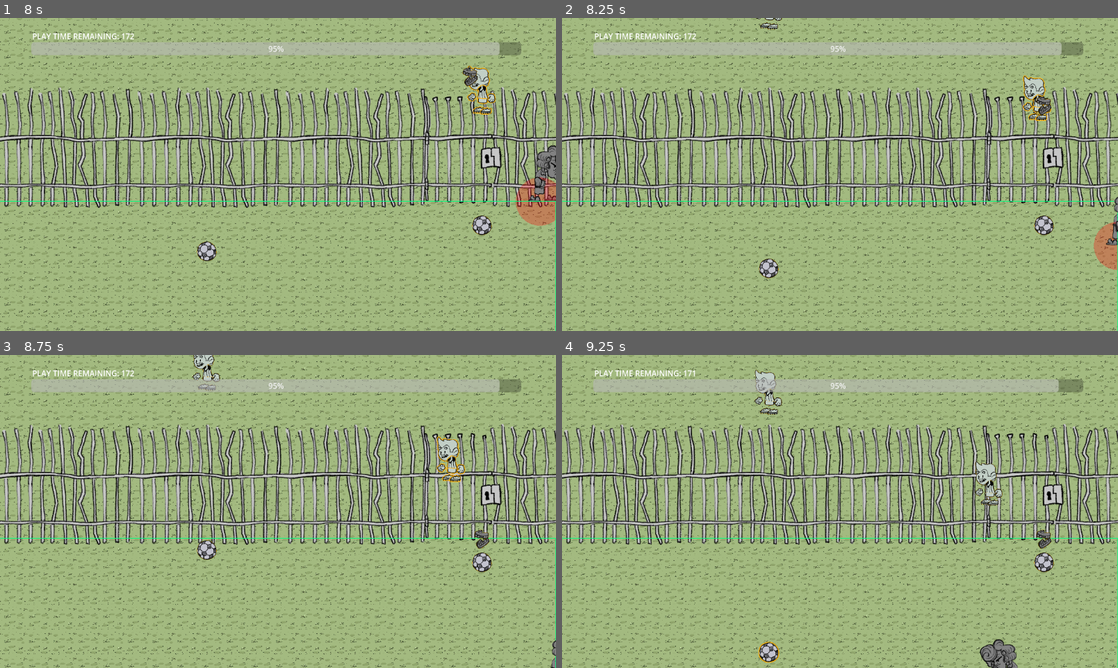
Above: before the commit, frames 1-4 (two rows, left to right).
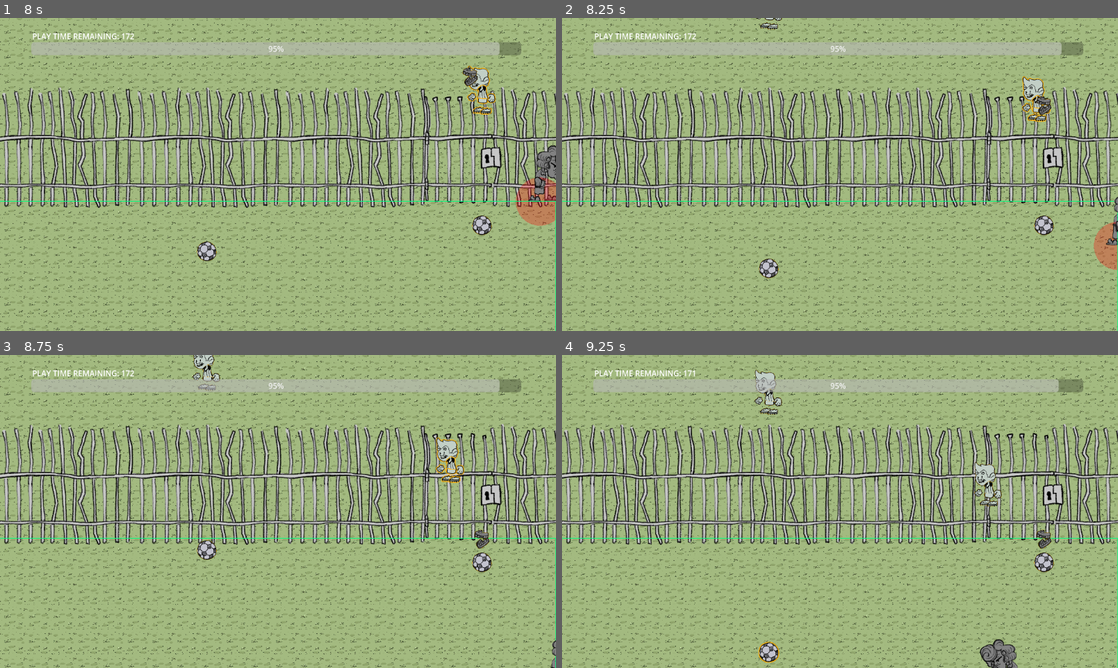
Above: after the commit, the same moments.

Repository: exe4que/ViejaDeM2024
Game: Godot game, scene res://Scenes/escena.tscn
Two runs of this game, one before a commit and one after it. Both use one fixed random seed, a clock stepped at 60 frames per second and the inputs below.
Inputs (mouse positions are in pixels of both pictures, inside the frame that each line leads up to):
- Up to frame 1 (8 s): move the mouse to (400, 158) at 0.52 s; hold Right (right) 0.53-1.28 s; click (400, 158) at 0.6 s; move the mouse to (166, 190) at 1.27 s; hold Down (down) 1.28-2.03 s; right-click (166, 190) at 1.35 s; move the mouse to (333, 105) at 2.02 s; hold Right (right) 2.03-2.78 s; click (333, 105) at 2.1 s; move the mouse to (250, 237) at 2.77 s; hold Up (up) 2.78-3.53 s; right-click (250, 237) at 2.85 s; move the mouse to (444, 221) at 3.52 s; hold Left (left) 3.53-5.03 s; click (444, 221) at 3.6 s; move the mouse to (111, 127) at 4.27 s; right-click (111, 127) at 4.35 s; move the mouse to (305, 174) at 5.02 s; hold Down (down) 5.03-5.78 s; click (305, 174) at 5.1 s; move the mouse to (194, 96) at 5.77 s; hold Right (right) 5.78-6.53 s; right-click (194, 96) at 5.85 s; move the mouse to (400, 158) at 6.52 s; hold Up (up) 6.53-7.28 s; click (400, 158) at 6.6 s; move the mouse to (166, 190) at 7.27 s; hold Right (right) from 7.28 s (still down); right-click (166, 190) at 7.35 s
- Up to frame 2 (8.25 s): move the mouse to (895, 105) at 8.02 s; release Right (right) at 8.03 s; hold Down (down) from 8.03 s (still down); click (895, 105) at 8.1 s
- Up to frame 3 (8.75 s): keep holding Down (down)
- Up to frame 4 (9.25 s): move the mouse to (812, 574) at 8.77 s; release Down (down) at 8.78 s; hold Left (left) from 8.78 s (still down); right-click (812, 574) at 8.85 s

Frame 1 is identical in both runs. In frame 2, 0.3% of the frame differs, in the area x 82-88%, y 18-34%; in frame 3, 0.4%, in the area x 78-84%, y 26-41%; in frame 4, 0.3%.

Commit message:
Revert "added sound VFXes"
This reverts commit 4aa5ee73fc6332371f967719ba8cee920b3fd0be.

Diff:
--- a/Scenes/UI/cinematic.tscn
+++ /dev/null
@@ -1,12 +0,0 @@
-[gd_scene load_steps=3 format=3 uid="uid://csuncpkeyicnh"]
-
-[ext_resource type="Script" path="res://Scripts/TransitionScreen.gd" id="1_nte01"]
-[ext_resource type="Texture2D" uid="uid://wog7rwn46wke" path="res://Textures/Environment/grass.png" id="2_o3hdj"]
-
-[node name="Cinematic" type="Node2D"]
-script = ExtResource("1_nte01")
-
-[node name="Grass" type="Sprite2D" parent="."]
-position = Vector2(572.5, 322.5)
-scale = Vector2(1.13184, 0.631836)
-texture = ExtResource("2_o3hdj")
--- a/Scenes/canvas_layer.tscn
+++ b/Scenes/canvas_layer.tscn
@@ -1,7 +1,6 @@
 [gd_scene load_steps=2 format=3 uid="uid://dcr2qasis47p6"]
 
-[ext_resource type="Script" path="res://Scripts/TimeLeftBar.gd" id="1_568wa"]
-
+[ext_resource type="Script" path="res://Scenes/TimeLeftBar.gd" id="1_568wa"]
 
 [node name="CanvasLayer" type="CanvasLayer"]
 
--- a/Scenes/dentadura.tscn
+++ b/Scenes/dentadura.tscn
@@ -1,9 +1,7 @@
-[gd_scene load_steps=5 format=3 uid="uid://cxxlwk301e0sp"]
+[gd_scene load_steps=3 format=3 uid="uid://cxxlwk301e0sp"]
 
 [ext_resource type="Script" path="res://Scripts/Dentadura.gd" id="1_nu8t7"]
 [ext_resource type="Texture2D" uid="uid://cigcgtts3x5aq" path="res://Textures/Vieja/dentadura.tres" id="2_w31ts"]
-[ext_resource type="AudioStream" uid="uid://coktuluwv8vo7" path="res://Audio/cartoon_bite_sound_effect.mp3" id="3_8r0ql"]
-[ext_resource type="AudioStream" uid="uid://bhmcg2cgvmdhy" path="res://Audio/throwTeeth.mp3" id="4_vwfu5"]
 
 [node name="Dentadura" type="Node2D" node_paths=PackedStringArray("sprites")]
 script = ExtResource("1_nu8t7")
@@ -14,11 +12,3 @@
 [node name="Sprite2D" type="Sprite2D" parent="."]
 scale = Vector2(0.3, 0.3)
 texture = ExtResource("2_w31ts")
-
-[node name="bite" type="AudioStreamPlayer2D" parent="."]
-stream = ExtResource("3_8r0ql")
-volume_db = 4.576
-
-[node name="throwTeeth" type="AudioStreamPlayer2D" parent="."]
-stream = ExtResource("4_vwfu5")
-volume_db = 4.576
--- a/Scenes/escena.tscn
+++ b/Scenes/escena.tscn
@@ -10,7 +10,6 @@
 [ext_resource type="PackedScene" uid="uid://dcr2qasis47p6" path="res://Scenes/canvas_layer.tscn" id="8_4baee"]
 [ext_resource type="AudioStream" uid="uid://cfy1ojc5i0f6c" path="res://Audio/knife.mp3" id="8_kqu12"]
 [ext_resource type="AudioStream" uid="uid://dxd65jjvlu76" path="res://Audio/stabBall.mp3" id="9_n3qgp"]
-[ext_resource type="AudioStream" uid="uid://u0jujmi6sk1h" path="res://Audio/Grass_FootStep.mp3" id="10_ssufy"]
 
 [node name="Node2D" type="Node2D"]
 
@@ -78,8 +77,4 @@
 stream = ExtResource("9_n3qgp")
 volume_db = 4.576
 
-[node name="Step" type="AudioStreamPlayer2D" parent="."]
-stream = ExtResource("10_ssufy")
-volume_db = 4.576
-
 [node name="CanvasLayer" parent="." instance=ExtResource("8_4baee")]
--- a/Scripts/Dentadura.gd
+++ b/Scripts/Dentadura.gd
@@ -6,7 +6,7 @@
 var initialized = false
 var state: DentaduraState;
 
-func _process(delta):
+func _physics_process(delta):
 	if !initialized:
 		return
 	if state == DentaduraState.FLYING:
@@ -15,7 +15,6 @@
 		if(position3d.distance_to(targetPos) < 1):
 			target.die()
 			state = DentaduraState.FALLING_DOWN
-			$bite.play()
 	if state == DentaduraState.FALLING_DOWN:
 		position3d = position3d.move_toward(Vector3(position3d.x, 0, position3d.z), speed * delta)
 		if absf(position3d.y) < 1:
--- a/Scripts/Vieja.gd
+++ b/Scripts/Vieja.gd
@@ -11,7 +11,6 @@
 var animationTree: AnimationTree
 var move_blend = 0
 var inputEnabled = true
-var isWalking : bool = false
 
 func _ready():
 	animationTree = $AnimationTree_vieja
@@ -46,6 +45,7 @@
 		move_blend -= (1.0 / idleWalkBlendDuration) * delta;
 	move_blend = clamp(move_blend, 0, 1)
 	animationTree.set("parameters/Walk/blend_amount", move_blend)
+
 
 func _physics_process(delta):
 	position3d += Vector3(moveVector.x, 0, moveVector.y) * delta * speed
@@ -100,6 +100,7 @@
 	await get_tree().create_timer(0.5).timeout
 	animationTree.set("parameters/attack_boy/request",
 	AnimationNodeOneShot.ONE_SHOT_REQUEST_ABORT)
+
 func interact_long(entity):
 	if hasDentadura:
 		var newDentadura: Dentadura = dentaduraRes.instantiate()
--- /dev/null
+++ b/cinematic.tscn
@@ -0,0 +1,12 @@
+[gd_scene load_steps=3 format=3 uid="uid://csuncpkeyicnh"]
+
+[ext_resource type="Texture2D" uid="uid://wog7rwn46wke" path="res://Textures/Environment/grass.png" id="1_bg2f7"]
+[ext_resource type="Script" path="res://Scripts/TransitionScreen.gd" id="1_kpg7w"]
+
+[node name="Cinematic" type="Node2D"]
+script = ExtResource("1_kpg7w")
+
+[node name="Grass" type="Sprite2D" parent="."]
+position = Vector2(572.5, 322.5)
+scale = Vector2(1.13184, 0.631836)
+texture = ExtResource("1_bg2f7")
Not shown, removed: Audio/Grass_FootStep.mp3.import
Not shown, removed: Audio/cartoon_bite_sound_effect.mp3.import
Not shown, removed: Audio/throwTeeth.mp3.import
Renamed: Scripts/TimeLeftBar.gd -> Scenes/TimeLeftBar.gd
Not shown: 1 places in Scenes/escena.tscn that only renumber resources
Not shown, removed: Audio/Grass_FootStep.mp3
Not shown, removed: Audio/cartoon_bite_sound_effect.mp3
Not shown, removed: Audio/throwTeeth.mp3
